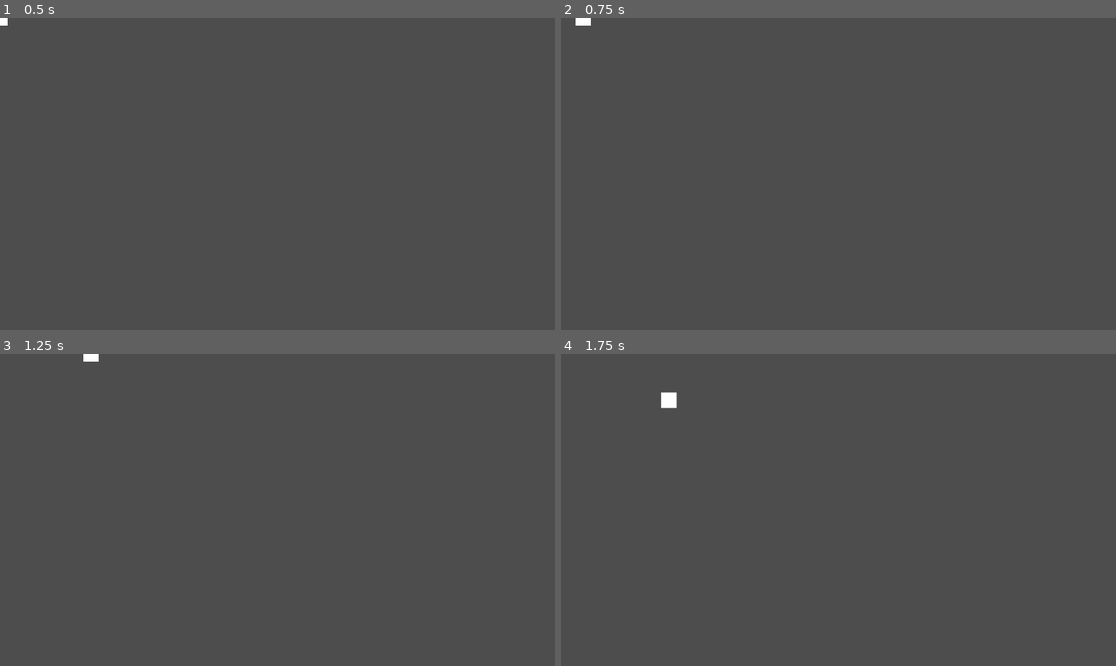
Above: before the commit, frames 1-4 (two rows, left to right).
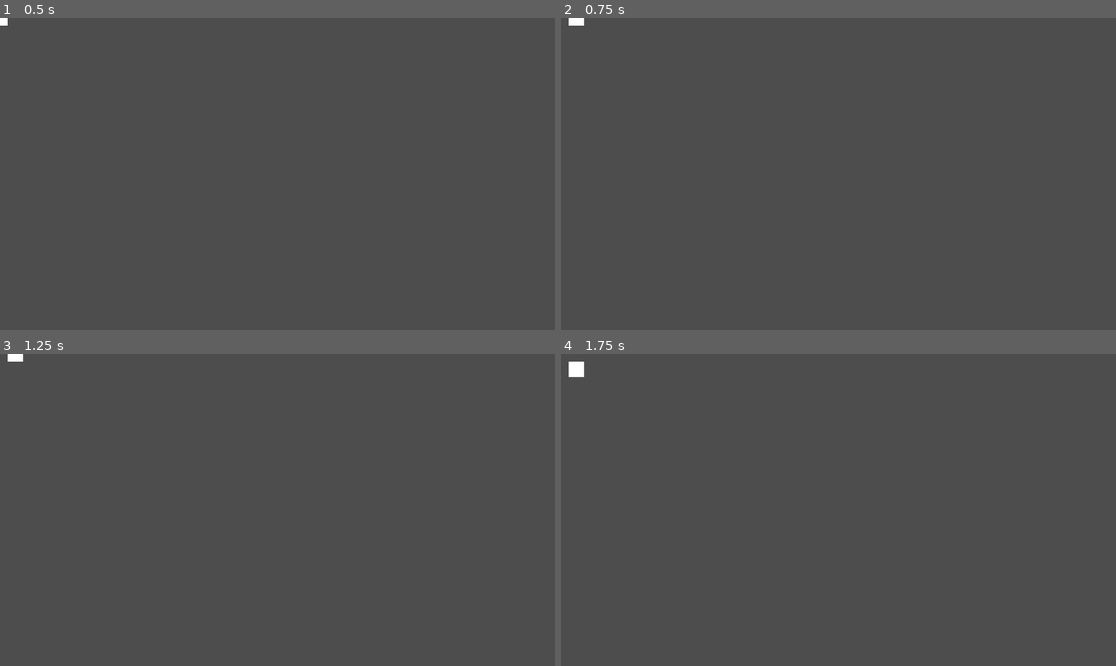
Above: after the commit, the same moments.

Repository: ChrisCee2/20gc3frogger
Game: Godot game, scene res://player.tscn
Same seed, same stepped clock (60 frames per second), same inputs: the game is played once before the commit and once after it.
Inputs:
- Up to frame 1 (0.5 s): no input
- Up to frame 2 (0.75 s): tap Enter at 0.5 s; hold D (right) from 0.53 s (still down)
- Up to frame 3 (1.25 s): keep holding D (right)
- Up to frame 4 (1.75 s): release D (right) at 1.28 s; hold S (down) from 1.28 s (still down)

Frame 1 is identical in both runs. In frame 2, less than 0.1% of the frame differs, in the area x 1-6%, y 0-3%; in frame 3, 0.1%; in frame 4, 0.3%, in the area x 1-21%, y 2-18%.

Commit message:
GC3-9: Use move controller for player

Diff:
--- a/input_controller.gd
+++ b/input_controller.gd
@@ -23,3 +23,16 @@
 	if is_holding_down:
 		y += 1
 	return Vector2(x, y)
+
+# Returns move direction from key just pressed
+func get_immediate_move_direction() -> Vector2:
+	var direction
+	if Input.is_action_just_pressed("left"):
+		return Vector2.LEFT
+	elif Input.is_action_just_pressed("right"):
+		return Vector2.RIGHT
+	elif Input.is_action_just_pressed("up"):
+		return Vector2.UP
+	elif Input.is_action_just_pressed("down"):
+		return Vector2.DOWN
+	return Vector2.ZERO
--- a/move_controller.gd
+++ b/move_controller.gd
@@ -25,7 +25,8 @@
 		return
 	object.global_position = desired_position
 	update_position(direction * move_amount)
-	move_timer.start(move_interval)
+	if move_interval > 0:
+		move_timer.start(move_interval)
 
 func update_position(offset: Vector2) -> void:
 	desired_position += offset
--- a/person.gd
+++ b/person.gd
@@ -13,6 +13,7 @@
 
 func _process(delta: float) -> void:
 	update()
+	move_controller.update()
 
 func update() -> void:
 	move_controller.move(move_direction)
--- a/player.gd
+++ b/player.gd
@@ -2,22 +2,30 @@
 
 @export var move_amount: float = 32
 @onready var input_controller: InputController = $InputController
+@onready var move_controller: MoveController = $MoveController
 @onready var timer: Timer = $Timer #TODO: Eventually switch out with animation player, allow when anim ends
-@onready var hop_time: float = 0.1
+@onready var move_interval: float = 0.0
 
 var desired_position = global_position
+var move_buffer: Vector2 = Vector2.ZERO
+
+func _ready() -> void:
+	move_controller.move_interval = move_interval
 
 func _process(delta: float) -> void:
-	input_controller.update()
+	move_controller.update()
 
 func _physics_process(delta: float) -> void:
-	var move_direction: Vector2 = input_controller.get_move_direction()
-	global_position = global_position.lerp(desired_position, (hop_time - timer.time_left) / hop_time)
-	if timer.time_left != 0 or move_direction == Vector2.ZERO:
-		return
-	desired_position += move_direction * move_amount
-	timer.start(hop_time)
+	move()
 
-func update_position(offset: Vector2) -> void:
-	global_position += offset
-	desired_position += offset
+func move() -> void:
+	if move_controller.can_move() and move_buffer != Vector2.ZERO:
+		print(move_buffer)
+		move_controller.move(move_buffer)
+		move_buffer = Vector2.ZERO
+
+func _unhandled_key_input(event: InputEvent) -> void:
+	var move_direction: Vector2 = input_controller.get_immediate_move_direction()
+	if move_direction != Vector2.ZERO:
+		move_buffer = move_direction
+		move()
--- a/player.tscn
+++ b/player.tscn
@@ -1,7 +1,8 @@
-[gd_scene load_steps=5 format=3 uid="uid://cmrxs55rkgib0"]
+[gd_scene load_steps=6 format=3 uid="uid://cmrxs55rkgib0"]
 
 [ext_resource type="Script" uid="uid://b8gydy1yjmjk4" path="res://player.gd" id="1_4flbx"]
 [ext_resource type="PackedScene" uid="uid://de3y3ubnh3y27" path="res://input_controller.tscn" id="2_onrkg"]
+[ext_resource type="PackedScene" uid="uid://dga1ual85j14i" path="res://move_controller.tscn" id="3_i3pqv"]
 
 [sub_resource type="RectangleShape2D" id="RectangleShape2D_sh265"]
 size = Vector2(32, 32)
@@ -23,3 +24,6 @@
 [node name="Timer" type="Timer" parent="."]
 wait_time = 0.1
 one_shot = true
+
+[node name="MoveController" parent="." node_paths=PackedStringArray("object") instance=ExtResource("3_i3pqv")]
+object = NodePath("..")
